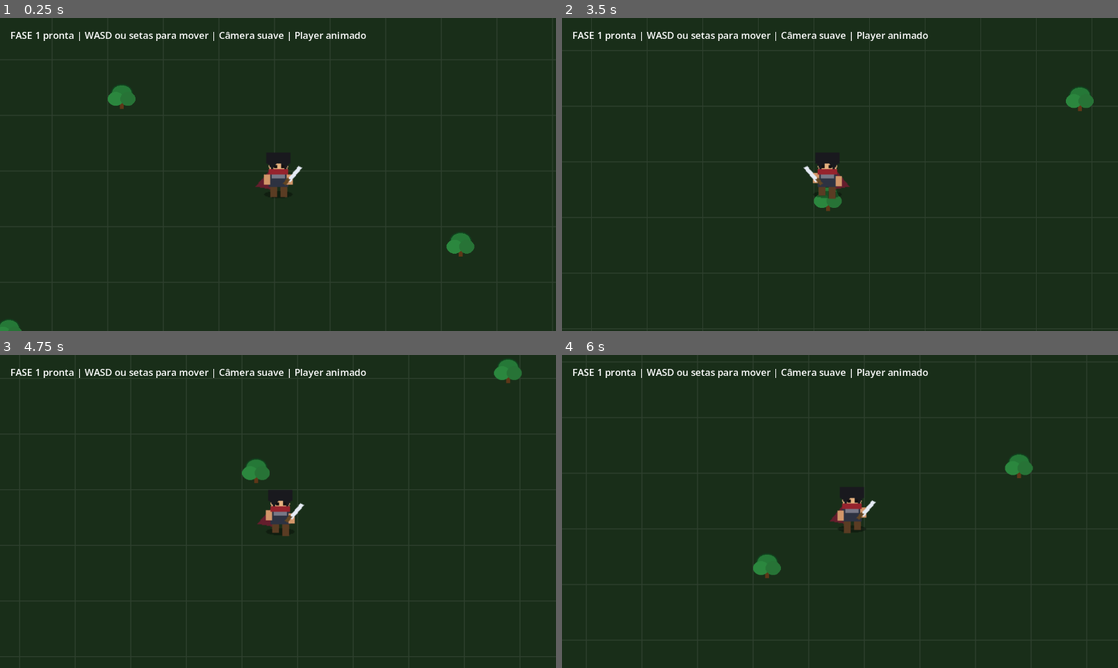
Above: before the commit, frames 1-4 (two rows, left to right).
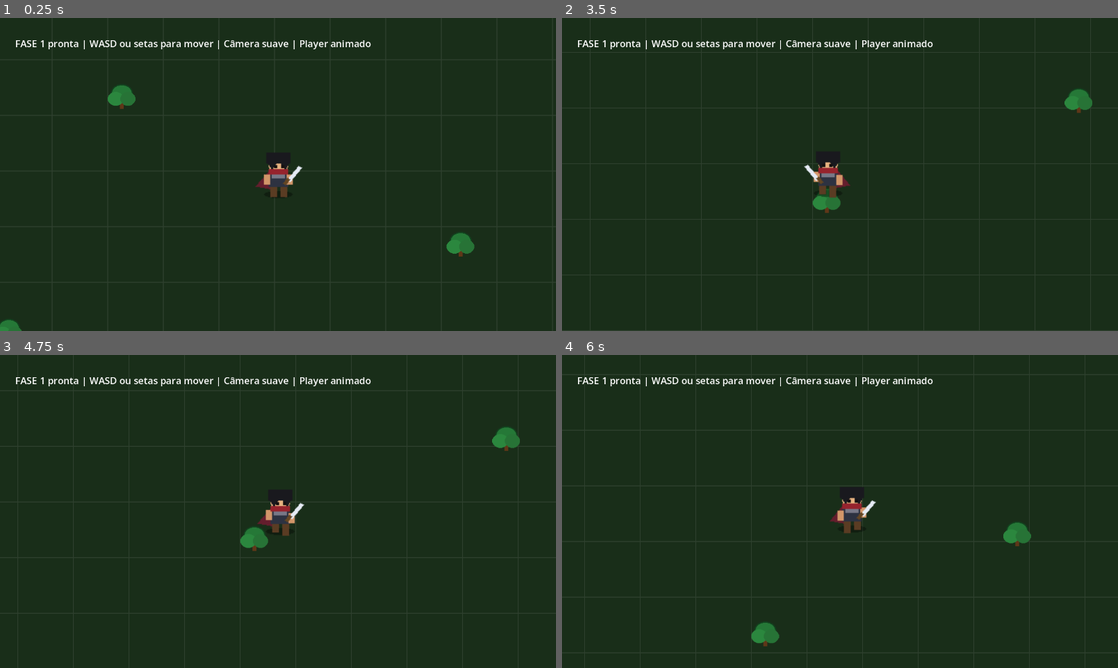
Above: after the commit, the same moments.

Repository: MarceloSalatino-crypto/realm-of-chaos
Game: Godot game, scene res://scenes/world.tscn
Same seed, same stepped clock (60 frames per second), same inputs: the game is played once before the commit and once after it.
Inputs:
- Up to frame 1 (0.25 s): no input
- Up to frame 2 (3.5 s): tap Enter (ui_accept) at 0.5, 0.77, 1.52, 3.02 s; hold W (move_up) 0.53-2.03 s; hold A (move_left) from 2.03 s (still down)
- Up to frame 3 (4.75 s): release A (move_left) at 3.53 s; hold S (move_down) 3.53-4.28 s; tap Enter (ui_accept) at 3.77, 4.52 s; hold D (move_right) from 4.28 s (still down)
- Up to frame 4 (6 s): release D (move_right) at 5.03 s; hold W (move_up) 5.03-5.78 s; hold D (move_right) from 5.78 s (still down)

The runs differ from the first frame. In frame 1, 1.3% of the frame differs, in the area x 2-67%, y 4-10%; in frame 2, 1.7%; in frame 3, 2.4%, in the area x 2-94%, y 1-63%; in frame 4, 2.4%.

Commit message:
atualização ( CRIAÇÃO DE INIMIGOS)
tentando!

Diff:
--- /dev/null
+++ b/realm_of_chaos_test/realm-of-chaos/scenes/enemies/enemies.gd
@@ -0,0 +1,11 @@
+extends Node
+
+
+# Called when the node enters the scene tree for the first time.
+func _ready() -> void:
+	pass # Replace with function body.
+
+
+# Called every frame. 'delta' is the elapsed time since the previous frame.
+func _process(delta: float) -> void:
+	pass
--- /dev/null
+++ b/realm_of_chaos_test/realm-of-chaos/scenes/enemies/enemy.tscn
@@ -0,0 +1,11 @@
+[gd_scene format=3 uid="uid://cc1471b5os3wt"]
+
+[sub_resource type="CircleShape2D" id="CircleShape2D_ykcao"]
+
+[node name="Enemy" type="CharacterBody2D" unique_id=883073115]
+
+[node name="Sprite2D" type="Sprite2D" parent="." unique_id=277277948]
+
+[node name="CollisionShape2D" type="CollisionShape2D" parent="." unique_id=1801585419]
+position = Vector2(4, 45)
+shape = SubResource("CircleShape2D_ykcao")
--- a/realm_of_chaos_test/realm-of-chaos/scenes/world.tscn
+++ b/realm_of_chaos_test/realm-of-chaos/scenes/world.tscn
@@ -4,6 +4,18 @@
 [ext_resource type="Script" uid="uid://j68vmoh5u010" path="res://scripts/player.gd" id="2"]
 [ext_resource type="Texture2D" uid="uid://63qmtmoj3xyd" path="res://assets/characters/player_sheet.png" id="3"]
 [ext_resource type="Texture2D" uid="uid://c36qsj6fu8oun" path="res://assets/environment/tree.png" id="4"]
+
+[sub_resource type="CircleShape2D" id="CircleShape2D_k0juu"]
+radius = 31.0
+
+[sub_resource type="CircleShape2D" id="CircleShape2D_71j4m"]
+radius = 31.0
+
+[sub_resource type="CircleShape2D" id="CircleShape2D_qfnet"]
+radius = 31.0
+
+[sub_resource type="CircleShape2D" id="CircleShape2D_i7141"]
+radius = 31.0
 
 [sub_resource type="AtlasTexture" id="idle_0"]
 atlas = ExtResource("3")
@@ -82,15 +94,19 @@
 [sub_resource type="RectangleShape2D" id="Collision_player"]
 size = Vector2(38, 50)
 
+[sub_resource type="RectangleShape2D" id="RectangleShape2D_k0juu"]
+size = Vector2(64, 57)
+
 [node name="World" type="Node2D" unique_id=1219564319]
 script = ExtResource("1")
 
 [node name="Background" type="ColorRect" parent="." unique_id=42095575]
 z_index = -20
-offset_left = -5000.0
-offset_top = -5000.0
-offset_right = 5000.0
-offset_bottom = 5000.0
+offset_left = -2996.0
+offset_top = -3880.0
+offset_right = 7004.0
+offset_bottom = 6120.0
+scale = Vector2(1.0153335, 0.9938459)
 color = Color(0.1, 0.18, 0.1, 1)
 
 [node name="Decorations" type="Node2D" parent="." unique_id=227321590]
@@ -99,17 +115,41 @@
 position = Vector2(-360, -180)
 texture = ExtResource("4")
 
+[node name="StaticBody2D" type="StaticBody2D" parent="Decorations/Tree1" unique_id=7797002]
+
+[node name="CollisionShape2D" type="CollisionShape2D" parent="Decorations/Tree1/StaticBody2D" unique_id=225414174]
+position = Vector2(1, 4)
+shape = SubResource("CircleShape2D_k0juu")
+
 [node name="Tree2" type="Sprite2D" parent="Decorations" unique_id=312579598]
 position = Vector2(420, 160)
 texture = ExtResource("4")
+
+[node name="StaticBody2D" type="StaticBody2D" parent="Decorations/Tree2" unique_id=1905484133]
+
+[node name="CollisionShape2D" type="CollisionShape2D" parent="Decorations/Tree2/StaticBody2D" unique_id=1445973654]
+position = Vector2(1, 2)
+shape = SubResource("CircleShape2D_71j4m")
 
 [node name="Tree3" type="Sprite2D" parent="Decorations" unique_id=858608558]
 position = Vector2(220, -410)
 texture = ExtResource("4")
 
+[node name="StaticBody2D" type="StaticBody2D" parent="Decorations/Tree3" unique_id=104653875]
+
+[node name="CollisionShape2D" type="CollisionShape2D" parent="Decorations/Tree3/StaticBody2D" unique_id=613402232]
+position = Vector2(1, 1)
+shape = SubResource("CircleShape2D_qfnet")
+
 [node name="Tree4" type="Sprite2D" parent="Decorations" unique_id=1897672334]
 position = Vector2(-620, 360)
 texture = ExtResource("4")
+
+[node name="StaticBody2D" type="StaticBody2D" parent="Decorations/Tree4" unique_id=887476481]
+
+[node name="CollisionShape2D" type="CollisionShape2D" parent="Decorations/Tree4/StaticBody2D" unique_id=1713766532]
+position = Vector2(1, 3)
+shape = SubResource("CircleShape2D_i7141")
 
 [node name="Player" type="CharacterBody2D" parent="." unique_id=862811094]
 script = ExtResource("2")
@@ -138,13 +178,15 @@
 region_rect = Rect2(0, 0, 64, 64)
 
 [node name="CollisionShape2D" type="CollisionShape2D" parent="Player/SwordSlash" unique_id=257248849]
+position = Vector2(417, 163.5)
+shape = SubResource("RectangleShape2D_k0juu")
 
 [node name="CanvasLayer" type="CanvasLayer" parent="." unique_id=1980142038]
 
 [node name="Info" type="Label" parent="CanvasLayer" unique_id=1821002129]
-offset_left = 24.0
-offset_top = 24.0
-offset_right = 1000.0
-offset_bottom = 70.0
+offset_left = 35.0
+offset_top = 43.0
+offset_right = 1011.0
+offset_bottom = 89.0
 theme_override_font_sizes/font_size = 22
 text = "FASE 1 pronta | WASD ou setas para mover | Câmera suave | Player animado"
Not shown, added: realm_of_chaos_test/realm-of-chaos/scenes/enemies/enemies.gd.uid
